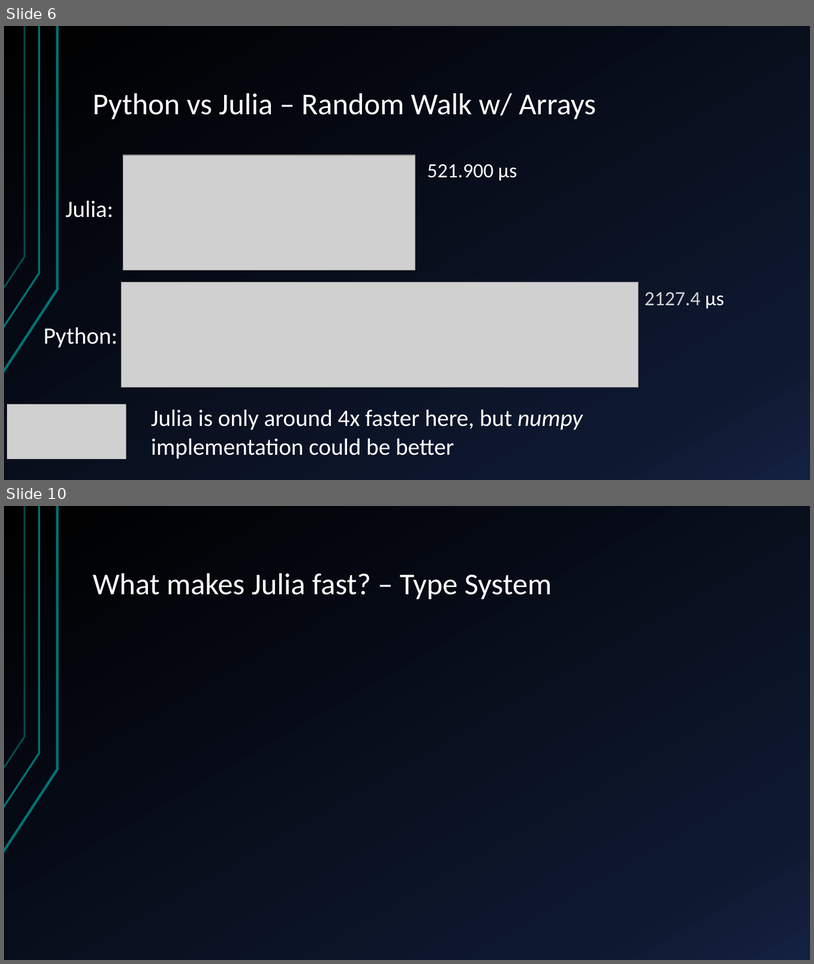
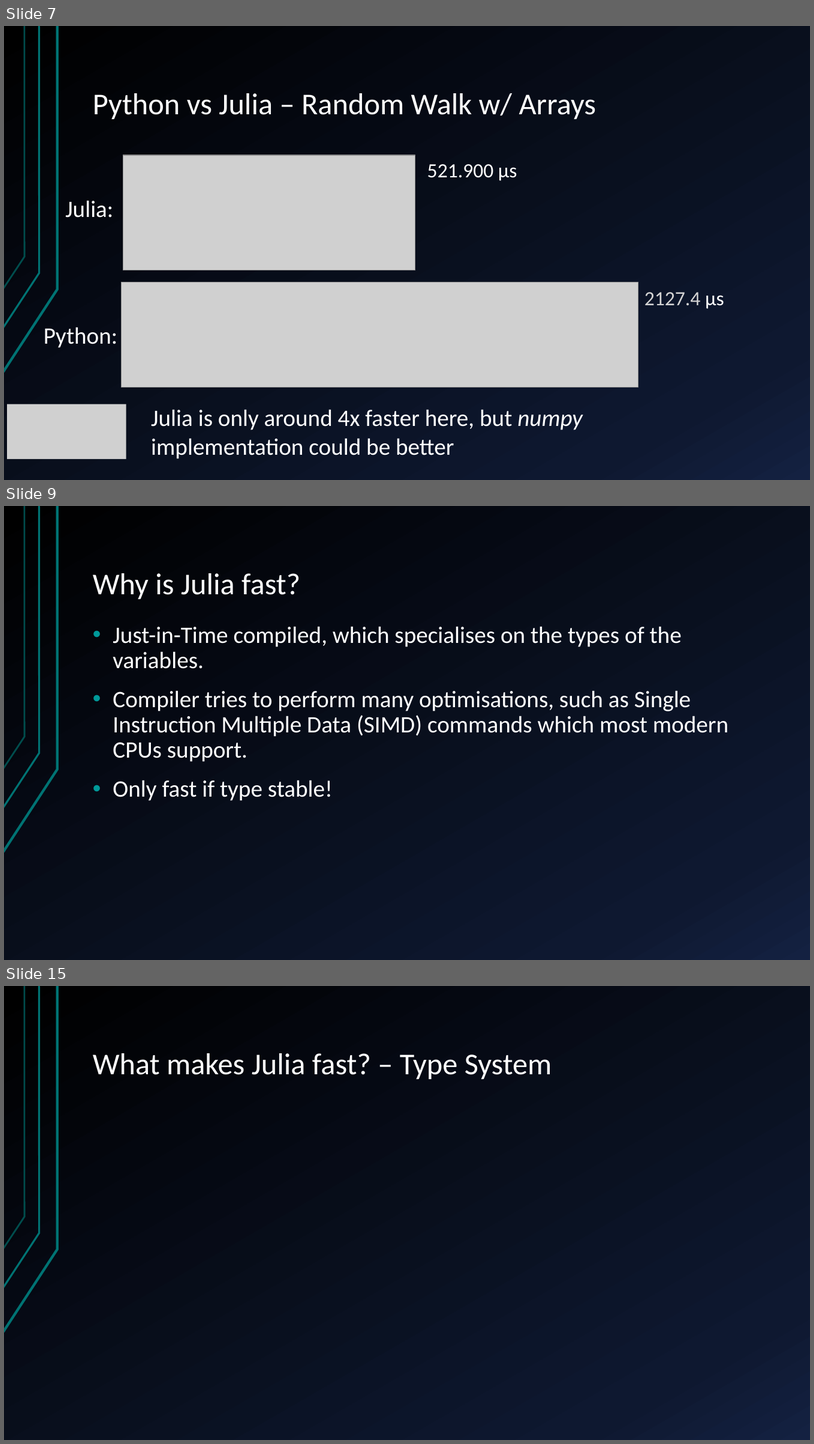
Before and after one commit to JamieMair/intro-to-julia-talk, a slide deck: Introduction to Julia.pptx. Shown one above the other, each under a label of ours: slides 6 and 10 before the commit, slides 7, 9 and 15 after it; the slides between them are not shown. The pictures are 814x964 and 814x1444 pixels, drawn with LibreOffice and Linux fonts; fonts in the diff are those of the drawing; grey boxes stand for pictures. Boxes give left, top, right and bottom in pixels: in the first picture for what was removed or moved away, otherwise in the second. Text is boxed around its words. In the diff, an @@ line names an element or a change of style, - is before the commit and + after.

```diff
--- a/Introduction to Julia.pptx
+++ b/Introduction to Julia.pptx
@@ slide 9 added at (x1=4, y1=506, x2=810, y2=960), background gradient #000000 to #0F1931 to #142242; not listed: 3 template elements that a slide beside it also shows @@
@@ title added at (x1=93, y1=573, x2=300, y2=599), 36 pt, text #FFFFFF @@
+Why is Julia fast?
@@ text added at (x1=113, y1=626, x2=729, y2=801), 28 pt, text #FFFFFF @@
+• Just-in-Time compiled, which specialises on the types of the variables.
+• Compiler tries to perform many optimisations, such as Single Instruction Multiple Data (SIMD) commands which most modern CPUs support.
+• Only fast if type stable!
@@ what was slide 6 is now slide 7 @@
@@ what was slide 10 is now slide 15 @@
```
Also in this commit, not shown: 3 slides changed, 5 other slides added, 1 slide removed.
